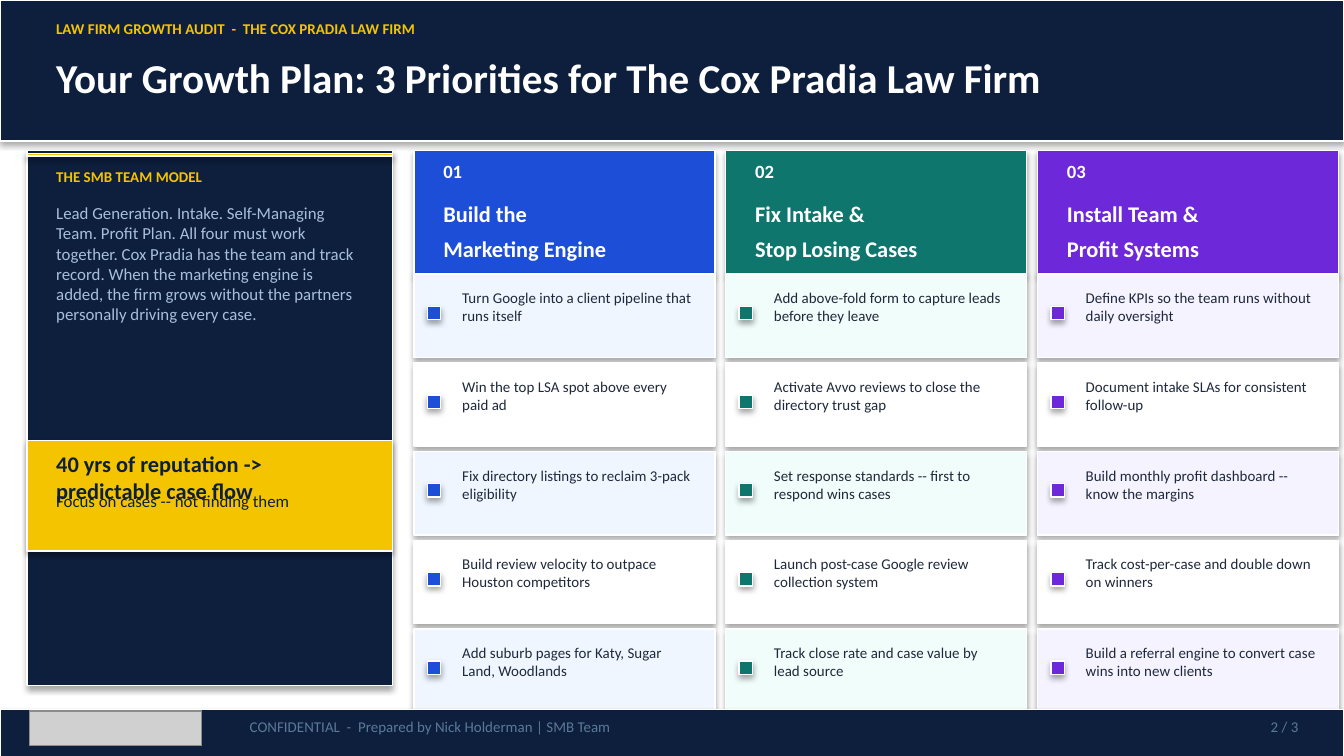
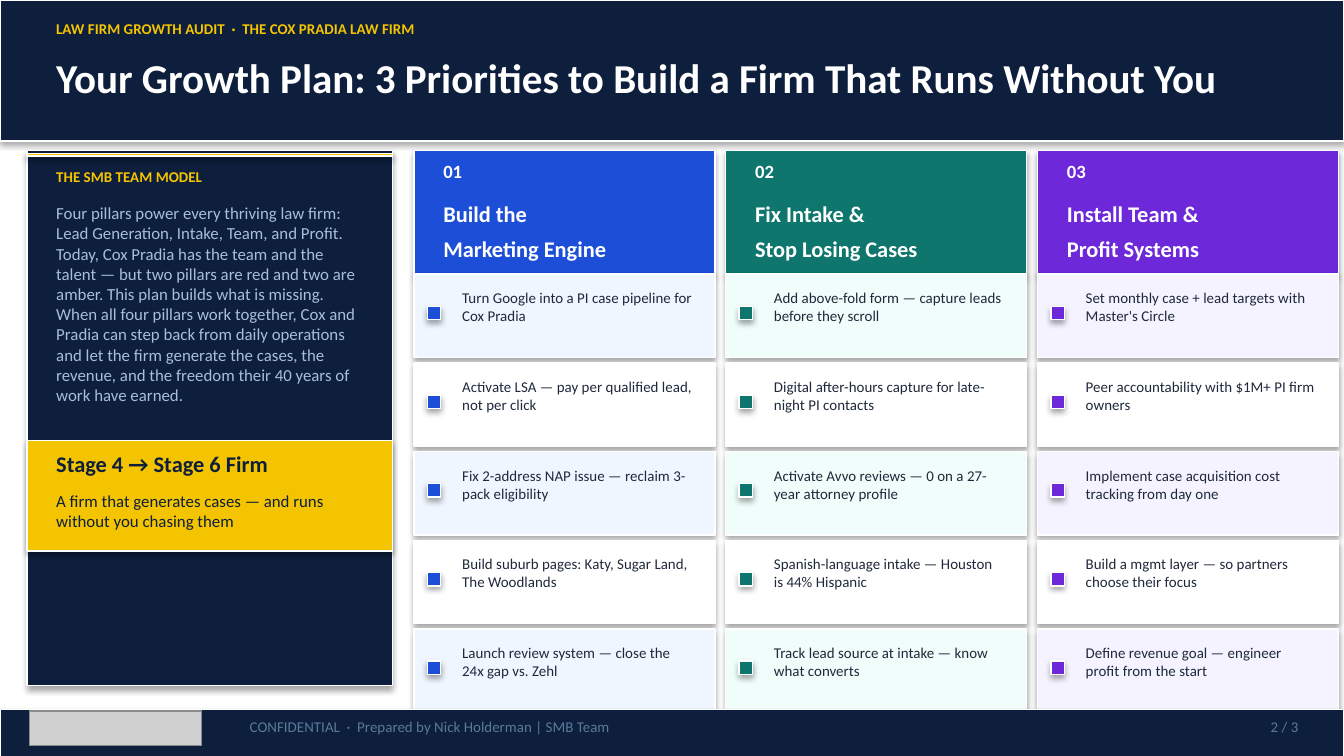
Before and after one commit to SMB-Team-Technology/workwith-smbteam, a slide deck: slide 2 of cox-pradia/TheCoxPradiaLawFirm_May292026_Proposal.pptx. Drawn at 1344x756 pixels with LibreOffice and Linux fonts; fonts in the diff are those of the drawing; grey boxes stand for pictures. Boxes give left, top, right and bottom in pixels: in the first picture for what was removed or moved away, otherwise in the second. Text is boxed around its words. In the diff, an @@ line names an element or a change of style, - is before the commit and + after.

```diff
--- a/cox-pradia/TheCoxPradiaLawFirm_May292026_Proposal.pptx
+++ b/cox-pradia/TheCoxPradiaLawFirm_May292026_Proposal.pptx
@@ text at bbox=[56, 24, 414, 34]: text changed @@
-LAW FIRM GROWTH AUDIT - THE COX PRADIA LAW FIRM
+LAW FIRM GROWTH AUDIT · THE COX PRADIA LAW FIRM
@@ text at bbox=[56, 64, 1216, 94]: text changed @@
-Your Growth Plan: 3 Priorities for The Cox Pradia Law Firm
+Your Growth Plan: 3 Priorities to Build a Firm That Runs Without You
@@ text at bbox=[56, 207, 355, 401]: text changed @@
-Lead Generation. Intake. Self-Managing Team. Profit Plan. All four must work together. Cox Pradia has the team and track record. When the marketing engine is added, the firm grows without the partners personally driving every case.
+Four pillars power every thriving law firm: Lead Generation, Intake, Team, and Profit. Today, Cox Pradia has the team and the talent — but two pillars are red and two are amber. This plan builds what is missing. When all four pillars work together, Cox and Pradia can step back from daily operations and let the firm generate the cases, the revenue, and the freedom their 40 years of work have earned.
@@ text at bbox=[462, 292, 691, 321]: text changed @@
-Turn Google into a client pipeline that runs itself
+Turn Google into a PI case pipeline for Cox Pradia
@@ text at bbox=[774, 292, 1001, 324]: text changed @@
-Add above-fold form to capture leads before they leave
+Add above-fold form — capture leads before they scroll
@@ text at bbox=[1086, 292, 1305, 321]: text changed @@
-Define KPIs so the team runs without daily oversight
+Set monthly case + lead targets with Master's Circle
@@ text at bbox=[462, 381, 692, 413]: text changed @@
-Win the top LSA spot above every paid ad
+Activate LSA — pay per qualified lead, not per click
@@ text at bbox=[774, 381, 984, 413]: text changed @@
-Activate Avvo reviews to close the directory trust gap
+Digital after-hours capture for late-night PI contacts
@@ text at bbox=[1086, 381, 1314, 410]: text changed @@
-Document intake SLAs for consistent follow-up
+Peer accountability with $1M+ PI firm owners
@@ text at bbox=[56, 456, 268, 476]: text changed @@
-40 yrs of reputation -> predictable case flow
+Stage 4 → Stage 6 Firm
@@ text at bbox=[462, 470, 685, 502]: text changed @@
-Fix directory listings to reclaim 3-pack eligibility
+Fix 2-address NAP issue — reclaim 3-pack eligibility
@@ text at bbox=[774, 470, 987, 502]: text changed @@
-Set response standards -- first to respond wins cases
+Activate Avvo reviews — 0 on a 27-year attorney profile
@@ text at bbox=[1086, 470, 1280, 502]: text changed @@
-Build monthly profit dashboard -- know the margins
+Implement case acquisition cost tracking from day one
@@ text at bbox=[56, 495, 323, 530]: text changed @@
-Focus on cases -- not finding them
+A firm that generates cases — and runs without you chasing them
@@ text at bbox=[462, 558, 688, 587]: text changed @@
-Build review velocity to outpace Houston competitors
+Build suburb pages: Katy, Sugar Land, The Woodlands
@@ text at bbox=[774, 558, 992, 590]: text changed @@
-Launch post-case Google review collection system
+Spanish-language intake — Houston is 44% Hispanic
@@ text at bbox=[1086, 558, 1288, 587]: text changed @@
-Track cost-per-case and double down on winners
+Build a mgmt layer — so partners choose their focus
@@ text at bbox=[462, 647, 670, 679]: text changed @@
-Add suburb pages for Katy, Sugar Land, Woodlands
+Launch review system — close the 24x gap vs. Zehl
@@ text at bbox=[774, 647, 988, 676]: text changed @@
-Track close rate and case value by lead source
+Track lead source at intake — know what converts
@@ text at bbox=[1086, 647, 1282, 679]: text changed @@
-Build a referral engine to convert case wins into new clients
+Define revenue goal — engineer profit from the start
@@ text at bbox=[250, 722, 610, 734]: text changed @@
-CONFIDENTIAL - Prepared by Nick Holderman | SMB Team
+CONFIDENTIAL · Prepared by Nick Holderman | SMB Team
```
Also in this commit, not shown: 2 other slides changed, 3 other files.
